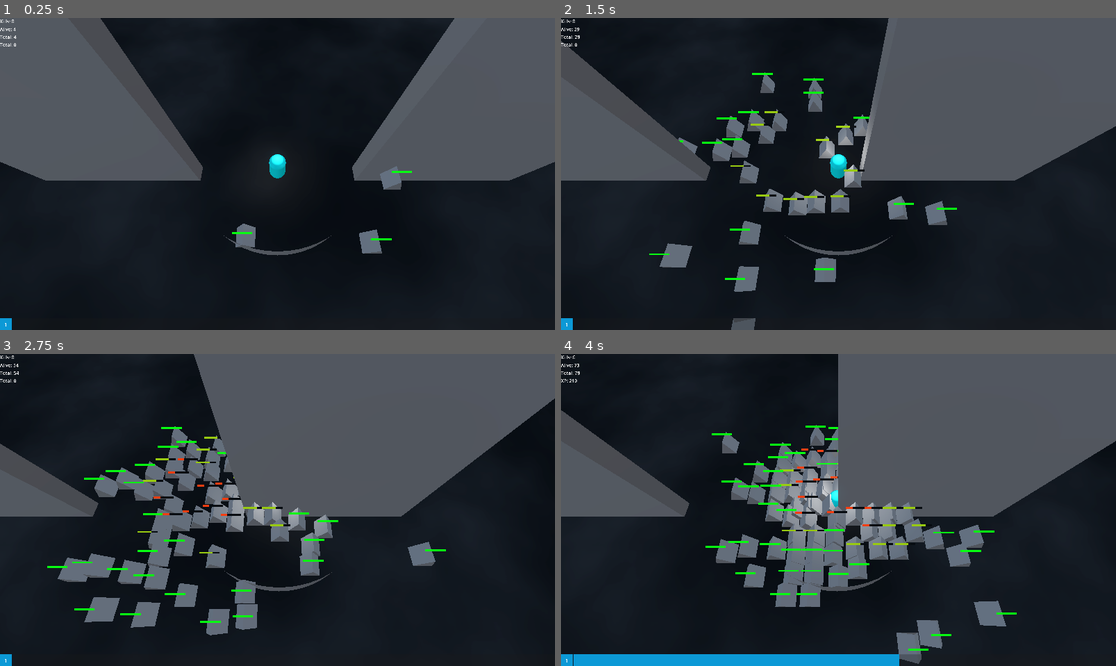
Above: before the commit, frames 1-4 (two rows, left to right).
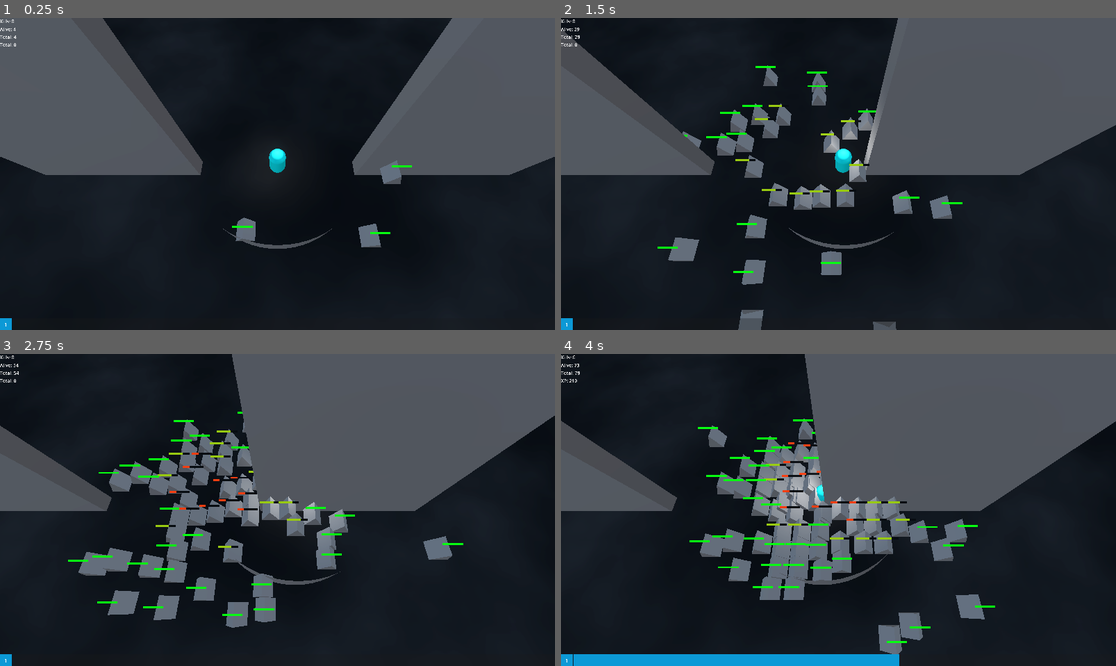
Above: after the commit, the same moments.

Repository: partkyle/GodotProjects
Game: Godot game, scene res://main.tscn
The game is run twice, just before and just after one commit, with the same random seed, the same clock (stepped at 60 frames per second) and the same inputs. The engine's default icon, where the game draws it, is replaced by a stand-in: a white triangle on a blue panel in a dark square.
Inputs (mouse positions are in pixels of both pictures, inside the frame that each line leads up to):
- Up to frame 1 (0.25 s): no input
- Up to frame 2 (1.5 s): tap Enter (ui_accept) at 0.5, 0.77 s; move the mouse to (960, 158) at 0.52 s; hold D (move_right) 0.53-1.25 s; hold F 0.53-1.25 s; click (960, 158) at 0.67 s; drag from (727, 189) to (810, 236) at 1.27 s
- Up to frame 3 (2.75 s): move the mouse to (333, 441) at 2.02 s; hold D (move_right) from 2.03 s (still down); hold F from 2.03 s (still down)
- Up to frame 4 (4 s): release D (move_right) at 2.75 s; release F at 2.75 s; drag from (810, 572) to (672, 463) at 2.77 s; move the mouse to (1005, 556) at 3.52 s; hold A (move_left) from 3.53 s (still down); hold F from 3.53 s (still down); tap Enter (ui_accept) at 3.77 s

The runs differ from the first frame. In frame 1, 2.8% of the frame differs, in the area x 0-100%, y 0-77%; in frame 2, 8.9%; in frame 3, 17%, in the area x 0-100%, y 0-91%; in frame 4, 16%.

Commit message:
add camera dampening

Diff:
--- a/RetroSurvivor/EnemySpawner.gd
+++ b/RetroSurvivor/EnemySpawner.gd
@@ -3,6 +3,7 @@
 @export var enemy : PackedScene
 @export var spawn_radius := Vector2(4, 10)
 @export var max_count := 25
+@export var spawn_point : Node3D = self
 
 @onready var player = $"../Player"
 @onready var signal_bus := %SignalBus
@@ -11,7 +12,7 @@
 
 func spawn_enemy():
 	var new_enemy = enemy.instantiate()
-	new_enemy.transform.origin = player.transform.origin + random_direction() * randf_range(spawn_radius.x, spawn_radius.y)
+	new_enemy.transform.origin = spawn_point.transform.origin + random_direction() * randf_range(spawn_radius.x, spawn_radius.y)
 	add_child(new_enemy)
 	%SignalBus.enemy_spawned.emit(new_enemy)
 	new_enemy.set_signal_bus(signal_bus)
--- a/RetroSurvivor/main.tscn
+++ b/RetroSurvivor/main.tscn
@@ -58,13 +58,14 @@
 environment = SubResource("Environment_73ap4")
 
 [node name="MainCamera" type="Camera3D" parent="."]
-transform = Transform3D(1, 0, 0, 0, 0.447214, 0.894427, 0, -0.894427, 0.447214, 0, 12, 6)
+transform = Transform3D(1, 0, 0, 0, 0.422618, 0.906308, 0, -0.906308, 0.422618, 0, 12, 6)
 
 [node name="PhantomCameraHost" type="Node" parent="MainCamera"]
 script = ExtResource("8_u5wcs")
 
 [node name="Floor" type="StaticBody3D" parent="."]
 collision_layer = 0
+metadata/_edit_lock_ = true
 
 [node name="MeshInstance3D" type="MeshInstance3D" parent="Floor"]
 material_override = SubResource("StandardMaterial3D_bnowy")
@@ -78,10 +79,11 @@
 [node name="OmniLight3D" type="OmniLight3D" parent="Player"]
 transform = Transform3D(1, 0, 0, 0, 1, 0, 0, 0, 1, 0, 2.25, 0)
 
-[node name="EnemySpawner" type="Node3D" parent="."]
+[node name="EnemySpawner" type="Node3D" parent="." node_paths=PackedStringArray("spawn_point")]
 script = ExtResource("3_6h5fq")
 enemy = ExtResource("2_ebo8w")
 max_count = 200
+spawn_point = NodePath("../Player")
 
 [node name="Timer" type="Timer" parent="EnemySpawner"]
 wait_time = 0.05
@@ -202,17 +204,16 @@
 choices = Array[Resource("res://resources/powerups/powerup.gd")]([ExtResource("10_cv01b"), ExtResource("11_qsksk"), ExtResource("12_vuq3h"), ExtResource("13_ydjt0")])
 
 [node name="PhantomCamera3D" type="Node3D" parent="."]
-transform = Transform3D(1, 0, 0, 0, 1, 0, 0, 0, 1, 0, 12, 6)
+transform = Transform3D(1, 0, 0, 0, 0.422618, 0.906308, 0, -0.906308, 0.422618, 0, 12, 6)
 script = ExtResource("1_2e6lc")
 priority_override = false
 priority = 0
 follow_mode = 2
 follow_target = NodePath("../Player")
 follow_parameters/target_offset = Vector3(0, 12, 6)
-follow_parameters/damping = false
-look_at_mode = 2
-look_at_target = NodePath("../Player")
-look_at_parameters/look_at_target_offset = Vector3(0, 0, 0)
+follow_parameters/damping = true
+follow_parameters/damping_value = 5.0
+look_at_mode = 0
 tween_parameters = null
 tween_on_load = false
 inactive_update_mode = 0
